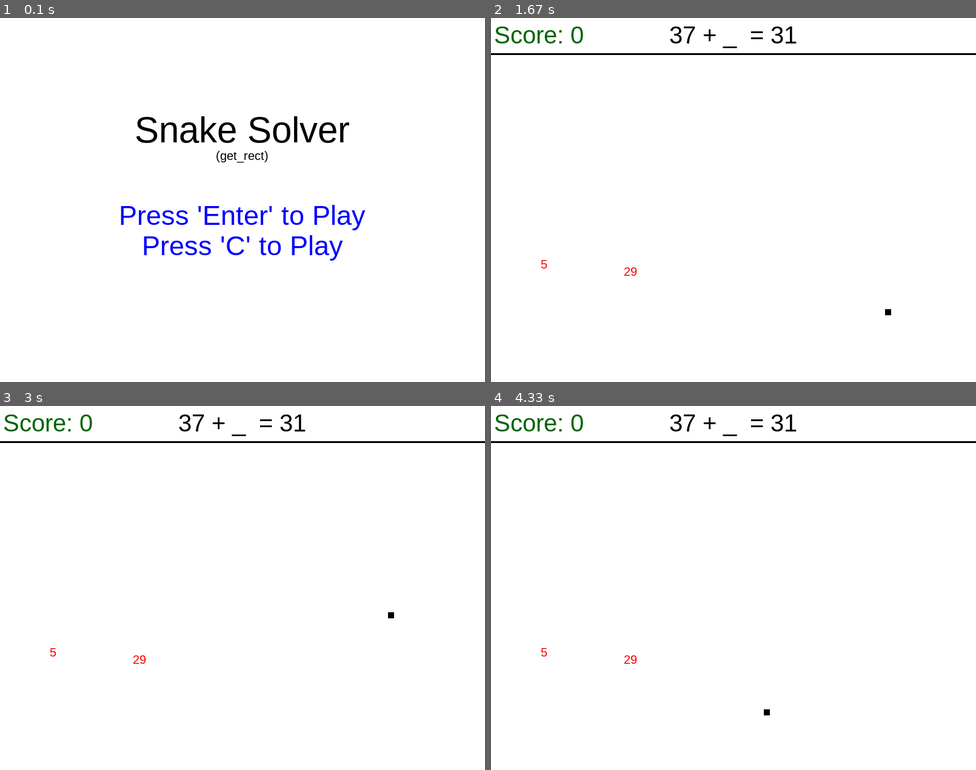
Above: before the commit, frames 1-4 (two rows, left to right).
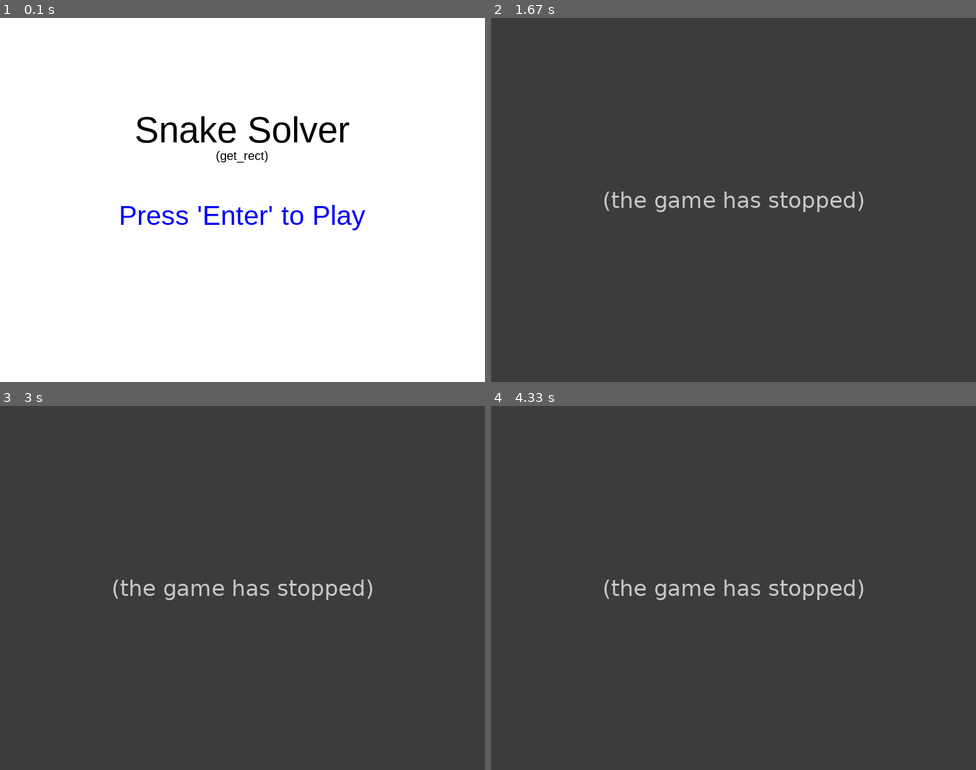
Above: after the commit, the same moments.

Repository: texascloud/gamejam
Game: pygame game, started from menu.py
Two runs of this game, one before a commit and one after it. Both use one fixed random seed, a clock stepped at 60 frames per second and the inputs below.
Inputs:
- Up to frame 1 (0.1 s): no input
- Up to frame 2 (1.67 s): tap Enter at 0.33 s; hold Down from 1.23 s (still down)
- Up to frame 3 (3 s): release Down at 1.7 s; hold Left 1.73-2.13 s; hold Up 2.17-2.53 s; hold Right from 2.57 s (still down)
- Up to frame 4 (4.33 s): release Right at 3.2 s; hold Down 3.23-3.6 s; hold Left 3.63-4.1 s; hold Right from 4.13 s (still down)

The runs differ from the first frame. In frame 1, 0.7% of the frame differs, in the area x 29-71%, y 59-67%; in frame 2, 100%, in the area x 0-100%, y 0-100%; in frame 3, 100%; in frame 4, 100%.
Error after the commit: TypeError: main() takes 0 positional arguments but 1 was given (menu.py line 44); the game stopped at 0.33 s (later frames are placeholders)

Commit message:
Revert "Added Hardmode in Menu"
This reverts commit 661ec04b4156fb2c79a2b54b146f8fa22c4d55fd.

Diff:
--- a/game.py
+++ b/game.py
@@ -1,7 +1,7 @@
 import sys, pygame, random
 from pygame.locals import *
 
-def main(hardMode):
+def main():
 
 	pygame.display.set_caption('Snake Solver')
 	size = width, height = 800, 600
@@ -26,6 +26,7 @@
 	ops = ["+", "-"]
 	eq = ""
 	correct_val = 0
+	#real_rect = pygame.Rect(  random.randint(img_size, width - img_size), random.randint(img_size + 60, height - img_size), img_size+5, img_size+5 )
 
 	def equation():
 		correct_val = random.randint(-50, 50)
@@ -33,12 +34,12 @@
 		var = random.randint(-50, 50)
 		result = eval(str(var) + " " + op + " " + str(correct_val))
 		eq = str(var) + " " + str(op) + " _ " + " = " + str(result)
-		return eq
+		return (eq, correct_val)
 
 	score = 0
-	fps = 40
+	fps = 20
 	font = pygame.font.SysFont('Arial', 30)
-	#Generates random positions -- Should be list of Rects
+	######################################### Generates random positions -- Should be list of Rects
 	def position_generator(amount):
 		numList = []
 
@@ -48,11 +49,15 @@
 				applepos = pygame.Rect(  random.randint(img_size, width), random.randint(img_size, height), img_size, img_size )
 			#add code here to check if the applepos rect collides with the snake, if so generate a new one until it no longer collides
 			numList.append(applepos)
+
+		#real_rect = pygame.Rect(  random.randint(img_size, width - img_size), random.randint(img_size + 60, height - img_size), img_size+5, img_size+5 )
+
+		#numList.insert(0, real_rect) #real_rect is at the beginning of the numList
 		return numList
 
 	#START GRID ITEM VARIABLES
 	img_size = 20
-	num_apples = 2
+	num_apples = 6
 
 	rect_object_list = position_generator(num_apples) #list of Rect objects
 
@@ -147,29 +152,34 @@
 
 		if newEquation:
 			#create list of randomly generated numbers
-			random_nums = [random.randint(0, 10) for x in range(num_apples)] #[1, 5, 7, 2]
-			eq = equation()
-
+			eq, correct_val = equation()
+			fps += 2
 			#num_apples += 1
 			rect_object_list = position_generator(num_apples)
 			random_nums = [random.randint(-50, 50) for x in range(num_apples)] #[1, 5, 7, 2]
-
 			newEquation = False
 
 		########### DRAW APPLES AND 1 CORRECT VALUE ##############
-		for i in range(num_apples):
-			font2 = pygame.font.SysFont('Arial', img_size)
-			text = font2.render( str(random_nums[i]), True, red)
+		rect_font = pygame.font.SysFont('Arial', img_size)
+		text = rect_font.render( str(correct_val), True, red)
+		screen.blit(text, rect_object_list[0])
+		for i in range(1,num_apples):
+			text = rect_font.render( str(random_nums[i]), True, red)
 			screen.blit(text, rect_object_list[i])
+
 
 		for apple in range(len(rect_object_list)):
 			if snake[len(snake)-1].colliderect(rect_object_list[apple]) != 0:
-
-				body = pygame.Rect(x_pos, y_pos, snakeSize, snakeSize)
-				snake.append(body)
-				newEquation = True
-				#rect_object_list = position_generator(num_apples)
-				score += 1
+				if apple == 0:
+					#print 'CORRECT VALUE BISH'
+					body = pygame.Rect(x_pos, y_pos, snakeSize, snakeSize)
+					snake.append(body)
+					newEquation = True
+					#rect_object_list = position_generator(num_apples)
+					score += 1
+				else:
+					gameOver()
+					gameExit= True
 
 		scoreText = scoreFont.render("Score: " + str(score), True, (0, 100, 0))
 		scoreText_rect = scoreText.get_rect()
--- a/menu.py
+++ b/menu.py
@@ -36,10 +36,6 @@
 	start = startFont.render("Press 'Enter' to Play", True, (0, 0, 255))
 	start_rect = start.get_rect()
 
-	#########START#########
-	hard = startFont.render("Press 'C' to Play", True, (0, 0, 255))
-	hard_rect = hard.get_rect()
-
 	for event in pygame.event.get():
 		if event.type == pygame.QUIT:
 			gameExit = True
@@ -53,6 +49,5 @@
 	screen.blit(title, [width/2-(title_rect.w/2),height/4])
 	screen.blit(subTitle, [width/2-(sub_title_rect.w/2),height/3+ 15])
 	screen.blit(start, [width/2-(start_rect.w/2),height/2])
-	screen.blit(hard, [width/2-(hard_rect.w/2),height/2 + 50])
 
 	pygame.display.update()
Not shown, changed: game.pyc
